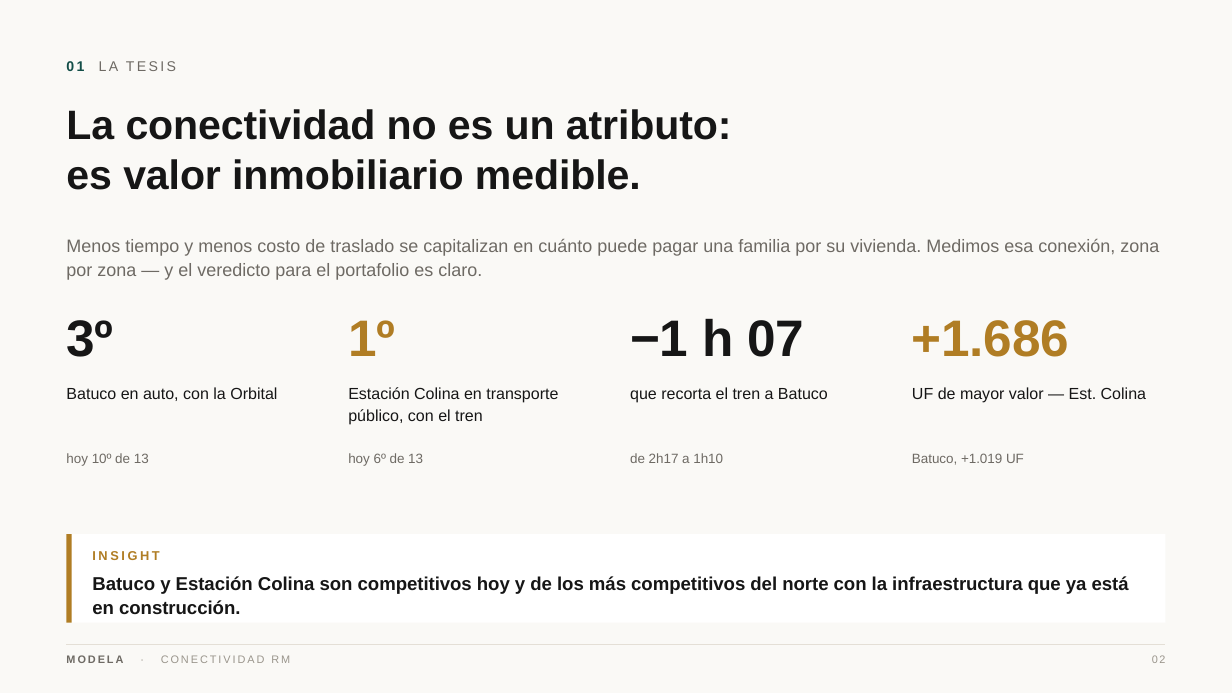
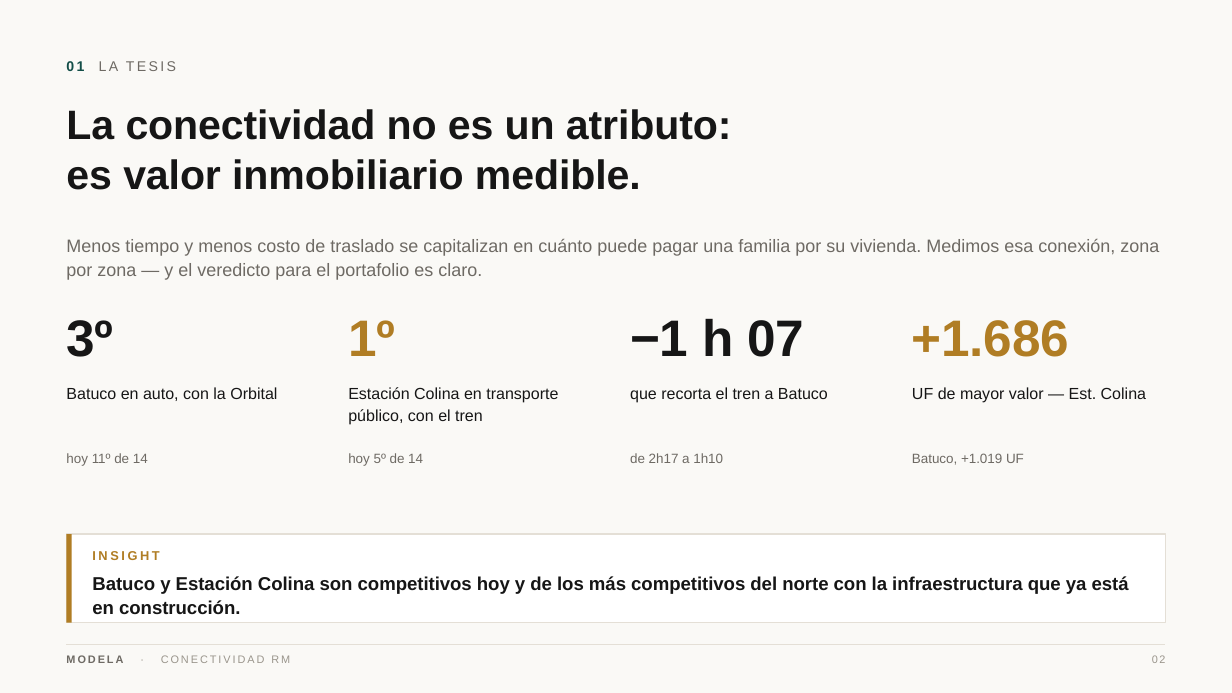
Before and after one commit to modela-simulador/modela-simulador, a slide deck: slide 2 of public/conectividad/Conectividad-Modela.pptx. Drawn at 1232x693 pixels with LibreOffice and Linux fonts; fonts in the diff are those of the drawing. Boxes give left, top, right and bottom in pixels: in the first picture for what was removed or moved away, otherwise in the second. Text is boxed around its words. In the diff, an @@ line names an element or a change of style, - is before the commit and + after.

```diff
--- a/public/conectividad/Conectividad-Modela.pptx
+++ b/public/conectividad/Conectividad-Modela.pptx
@@ text at (66, 453, 148, 466): text changed @@
-hoy 10º de 13
+hoy 11º de 14
@@ text at (348, 453, 423, 466): text changed @@
-hoy 6º de 13
+hoy 5º de 14
@@ rectangle at (67, 534, 1165, 623): outline none to #E4DFD6 1 pt @@
```
Also in this commit, not shown: 18 other slides changed, 42 other files.
